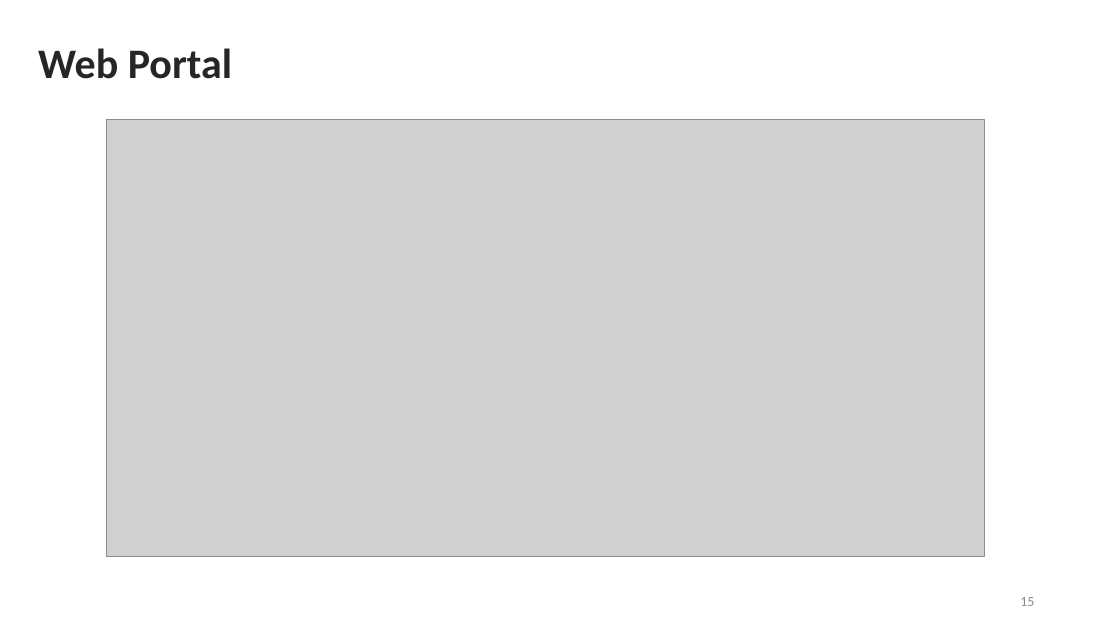
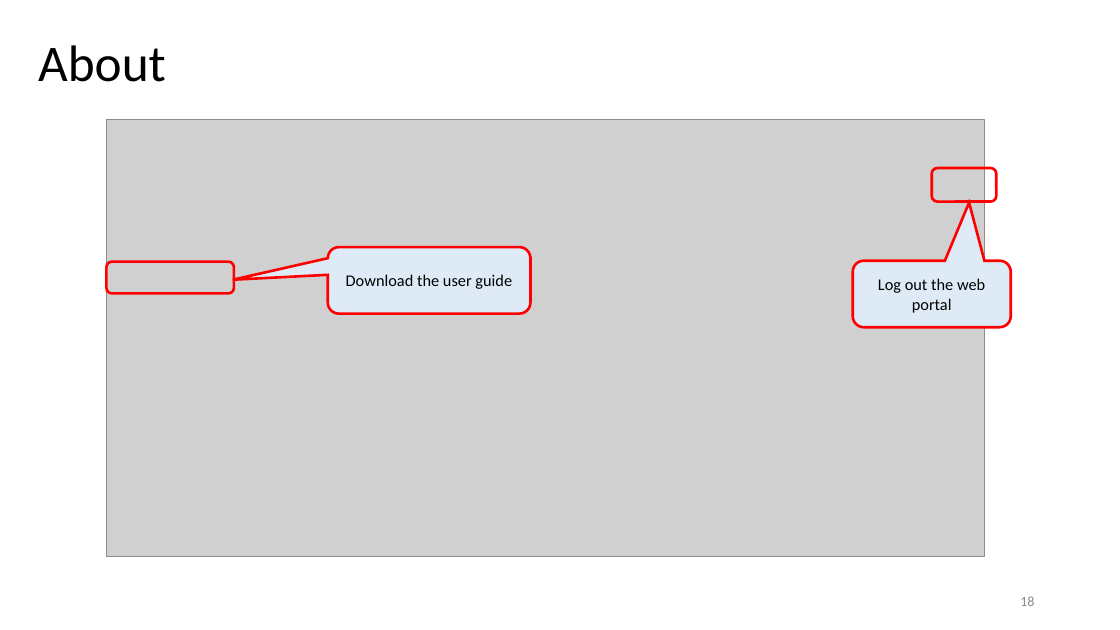
Before and after one commit to ZirconiumZr/UOB_SIT, a slide deck: slide 18 of uob_website/analysis/utils/Voice_To_Text_Analysis_Web_UserGuide.pptx (slide 15 before the commit). Drawn at 1120x630 pixels with LibreOffice and Linux fonts; fonts in the diff are those of the drawing; grey boxes stand for pictures. Boxes give left, top, right and bottom in pixels: in the first picture for what was removed or moved away, otherwise in the second. Text is boxed around its words. In the diff, an @@ line names an element or a change of style, - is before the commit and + after.

```diff
--- a/uob_website/analysis/utils/Voice_To_Text_Analysis_Web_UserGuide.pptx
+++ b/uob_website/analysis/utils/Voice_To_Text_Analysis_Web_UserGuide.pptx
@@ text at (x1=38, y1=45, x2=166, y2=82): text changed; size 36 to 44 pt; text colour #262626 to #000000; bold off @@
-Web Portal
+About
@@ rounded rectangle added at (x1=932, y1=168, x2=996, y2=202), outline #FF0000 2.25 pt @@
@@ rounded rectangle added at (x1=107, y1=262, x2=234, y2=294), outline #FF0000 2.25 pt @@
@@ rounded speech box added at (x1=328, y1=247, x2=530, y2=313), fill #DEEBF7, outline #FF0000 2.25 pt, 14 pt, text #000000 @@
+Download the user guide
@@ rounded speech box added at (x1=853, y1=260, x2=1011, y2=327), fill #DEEBF7, outline #FF0000 2.25 pt, 14 pt, text #000000 @@
+Log out the web portal
@@ page number at (x1=1020, y1=596, x2=1034, y2=606): text changed @@
-15
+18
```
Also in this commit, not shown: 2 other slides changed, 12 slides added, 9 slides removed.
